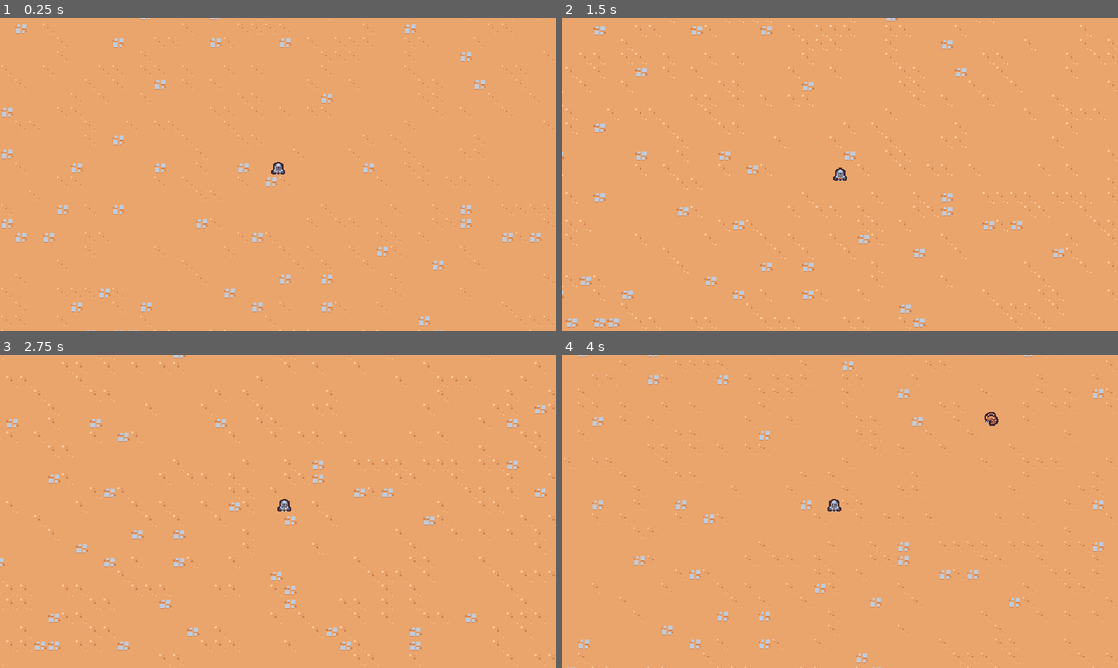
Above: before the commit, frames 1-4 (two rows, left to right).
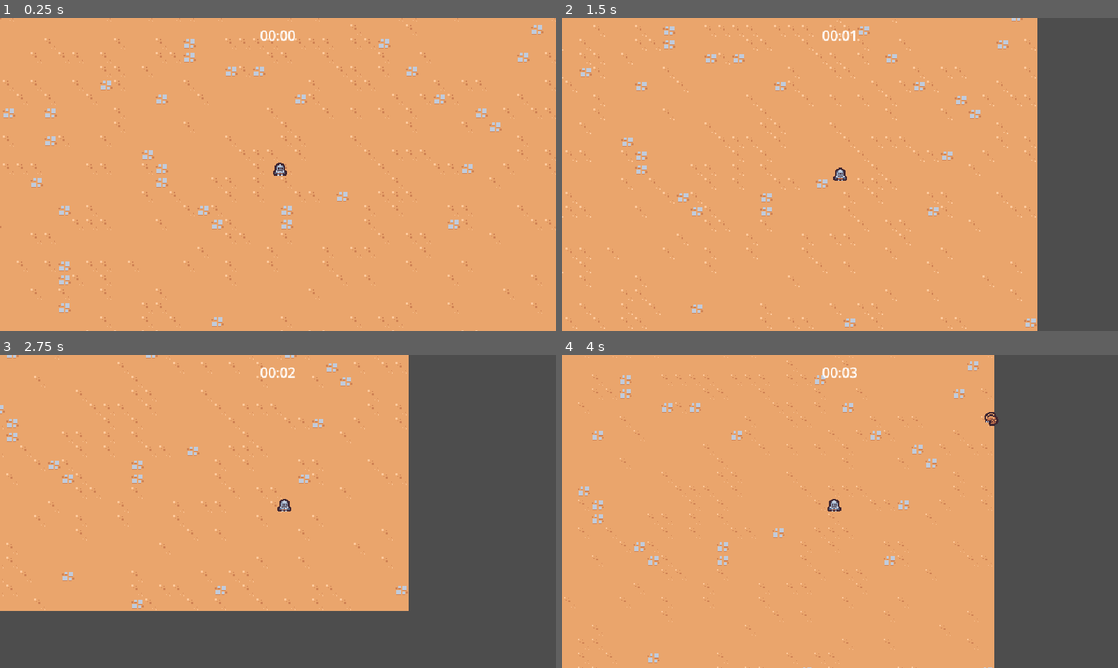
Above: after the commit, the same moments.

Repository: jrenato/dungeon_survival
Game: Godot game, scene res://src/world/levels/level.tscn
The game is run twice, just before and just after one commit, with the same random seed, the same clock (stepped at 60 frames per second) and the same inputs.
Inputs:
- Up to frame 1 (0.25 s): no input
- Up to frame 2 (1.5 s): hold D (move_right) 0.53-1.28 s; hold S (move_down) from 1.28 s (still down)
- Up to frame 3 (2.75 s): release S (move_down) at 2.03 s; hold D (move_right) from 2.03 s (still down)
- Up to frame 4 (4 s): release D (move_right) at 2.78 s; hold W (move_up) 2.78-3.53 s; hold A (move_left) from 3.53 s (still down)

The runs differ from the first frame. In frame 1, 5.1% of the frame differs, in the area x 0-100%, y 0-100%; in frame 2, 19%; in frame 3, 43%; in frame 4, 25%.

Commit message:
Added gameplay manager and ui

Diff:
--- /dev/null
+++ b/src/gameplay/arena_manager.gd
@@ -0,0 +1,15 @@
+extends Node
+class_name ArenaManager
+
+@onready var timer: Timer = %Timer
+
+func _ready() -> void:
+	timer.timeout.connect(on_timer_timeout)
+
+
+func get_time_elapsed() -> float:
+	return timer.wait_time - timer.time_left
+
+
+func on_timer_timeout() -> void:
+	pass
--- /dev/null
+++ b/src/gameplay/arena_manager.tscn
@@ -0,0 +1,12 @@
+[gd_scene load_steps=2 format=3 uid="uid://bv8bs5v25nlsb"]
+
+[ext_resource type="Script" path="res://src/gameplay/arena_manager.gd" id="1_s4cy1"]
+
+[node name="ArenaManager" type="Node"]
+script = ExtResource("1_s4cy1")
+
+[node name="Timer" type="Timer" parent="."]
+unique_name_in_owner = true
+wait_time = 60.0
+one_shot = true
+autostart = true
--- /dev/null
+++ b/src/ui/arena_ui.gd
@@ -0,0 +1,20 @@
+extends CanvasLayer
+
+
+@onready var time_label: Label = %TimeLabel
+
+@export var arena_manager : ArenaManager
+
+
+func _process(delta: float) -> void:
+	if arena_manager == null:
+		return
+
+	var time_elapsed : float = arena_manager.get_time_elapsed()
+	time_label.text = format_time(time_elapsed)
+
+
+func format_time(seconds : float) -> String:
+	var minutes : int = floor(seconds / 60)
+	var remaining_seconds : float = seconds - (minutes * 60)
+	return "%02d:%02d" % [minutes, remaining_seconds]
--- /dev/null
+++ b/src/ui/arena_ui.tscn
@@ -0,0 +1,22 @@
+[gd_scene load_steps=2 format=3 uid="uid://d1wypvk0qua3f"]
+
+[ext_resource type="Script" path="res://src/ui/arena_ui.gd" id="1_7a7vt"]
+
+[node name="ArenaUI" type="CanvasLayer"]
+script = ExtResource("1_7a7vt")
+
+[node name="MarginContainer" type="MarginContainer" parent="."]
+anchors_preset = 15
+anchor_right = 1.0
+anchor_bottom = 1.0
+grow_horizontal = 2
+grow_vertical = 2
+mouse_filter = 2
+theme_override_constants/margin_top = 8
+
+[node name="TimeLabel" type="Label" parent="MarginContainer"]
+unique_name_in_owner = true
+layout_mode = 2
+size_flags_horizontal = 4
+size_flags_vertical = 0
+text = "Test"
--- a/src/world/levels/level.tscn
+++ b/src/world/levels/level.tscn
@@ -1,11 +1,20 @@
-[gd_scene load_steps=5 format=3 uid="uid://cqnhgc3msfays"]
+[gd_scene load_steps=7 format=3 uid="uid://cqnhgc3msfays"]
 
 [ext_resource type="PackedScene" uid="uid://c6tk8txxla80g" path="res://src/enemies/enemy_manager.tscn" id="1_41efo"]
 [ext_resource type="PackedScene" uid="uid://cgkvxmha8yxbm" path="res://src/world/camera/game_camera.tscn" id="1_bohbl"]
+[ext_resource type="PackedScene" uid="uid://d1wypvk0qua3f" path="res://src/ui/arena_ui.tscn" id="1_hq14g"]
 [ext_resource type="PackedScene" uid="uid://cefhlogl5vpdx" path="res://src/player/player.tscn" id="1_saqk8"]
 [ext_resource type="TileSet" uid="uid://bicur6ubwdaip" path="res://resources/tilesets/tiny_dungeon.tres" id="1_xhy72"]
+[ext_resource type="PackedScene" uid="uid://bv8bs5v25nlsb" path="res://src/gameplay/arena_manager.tscn" id="2_0afoh"]
 
 [node name="Level" type="Node"]
+
+[node name="ArenaUI" parent="." node_paths=PackedStringArray("arena_manager") instance=ExtResource("1_hq14g")]
+arena_manager = NodePath("../ArenaManager")
+
+[node name="ArenaManager" parent="." instance=ExtResource("2_0afoh")]
+
+[node name="EnemyManager" parent="." instance=ExtResource("1_41efo")]
 
 [node name="GameCamera" parent="." instance=ExtResource("1_bohbl")]
 
@@ -14,6 +23,5 @@
 format = 2
 layer_0/tile_data = PackedInt32Array(917530, 65537, 4, 851994, 1, 4, 786458, 1, 4, 720922, 1, 4, 655386, 65537, 4, 5898 …(59519 unchanged characters)…
 
-[node name="EnemyManager" parent="." instance=ExtResource("1_41efo")]
-
 [node name="Player" parent="." instance=ExtResource("1_saqk8")]
+position = Vector2(320, 192)
